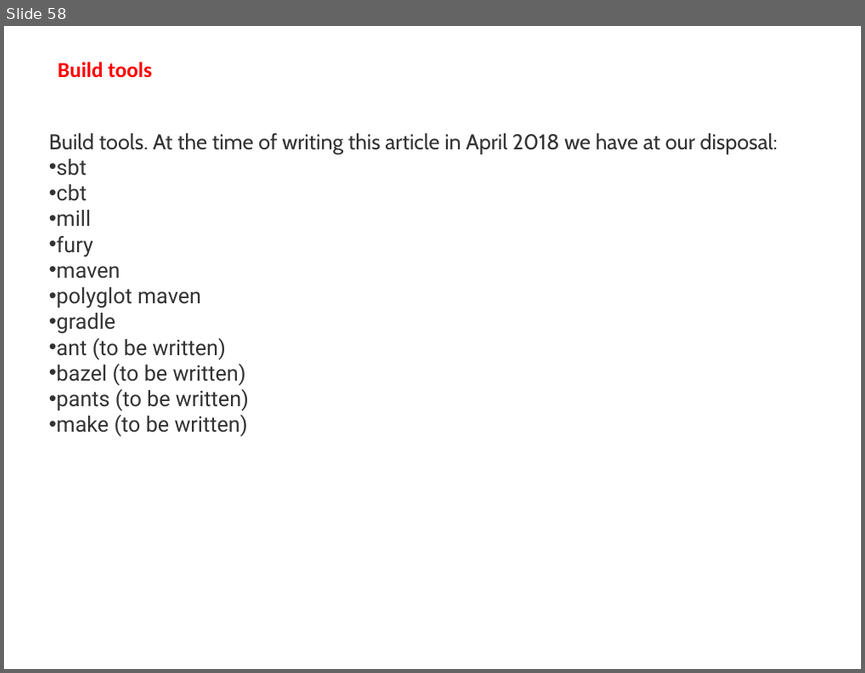
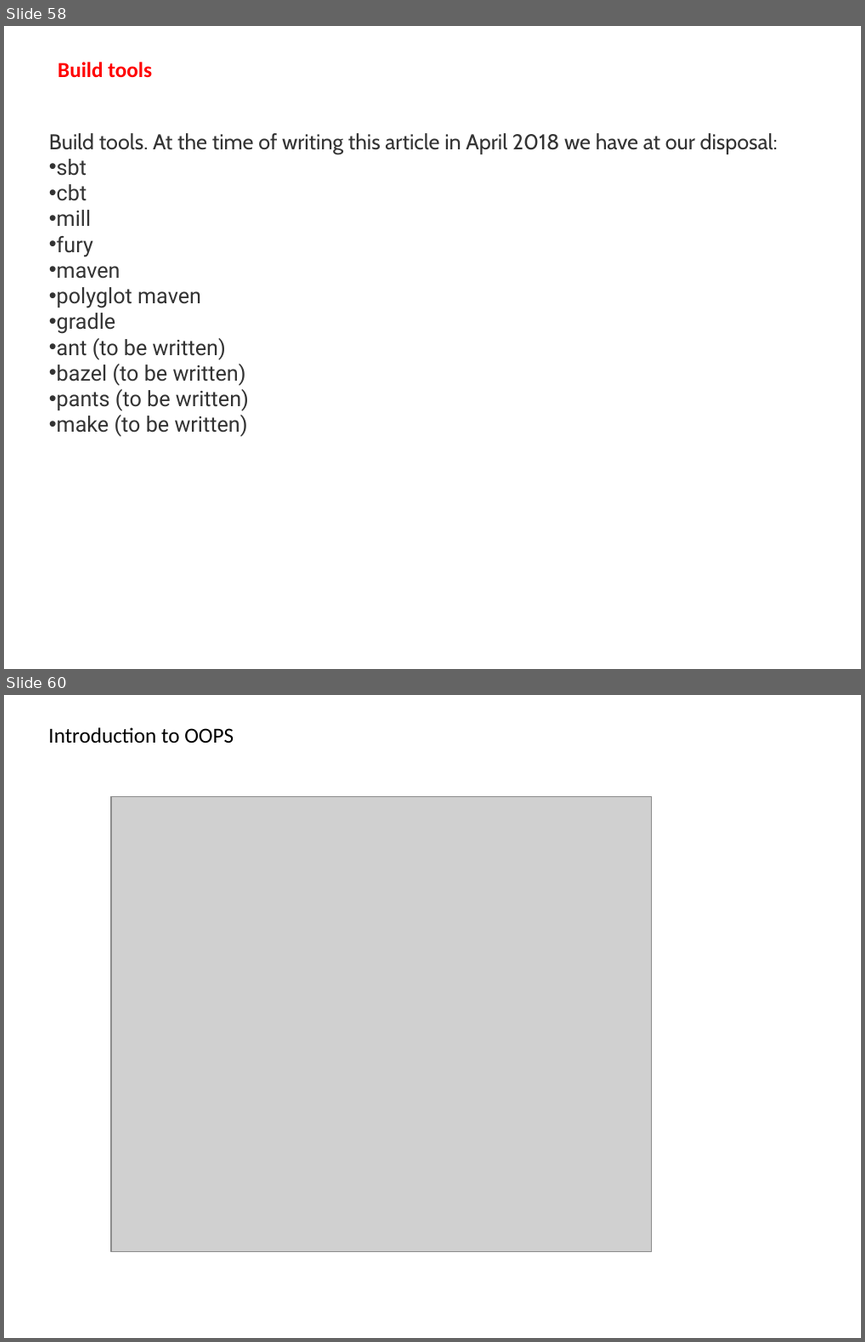
Before and after one commit to makhan010385/Mtech, a slide deck: Scala.pptx. Shown one above the other, each under a label of ours: slide 58 before the commit, slides 58 and 60 after it; the slides between them are not shown. The pictures are 865x673 and 865x1342 pixels, drawn with LibreOffice and Linux fonts; fonts in the diff are those of the drawing; grey boxes stand for pictures. Boxes give left, top, right and bottom in pixels: in the first picture for what was removed or moved away, otherwise in the second. Text is boxed around its words. In the diff, an @@ line names an element or a change of style, - is before the commit and + after.

```diff
--- a/Scala.pptx
+++ b/Scala.pptx
@@ slide 60 added at bbox=[4, 695, 861, 1338], background #FFFFFF @@
@@ text added at bbox=[48, 727, 234, 743], 18 pt, text #000000 @@
+Introduction to OOPS
@@ picture added at bbox=[111, 796, 651, 1251] @@
```
Also in this commit, not shown: 11 other slides added.
